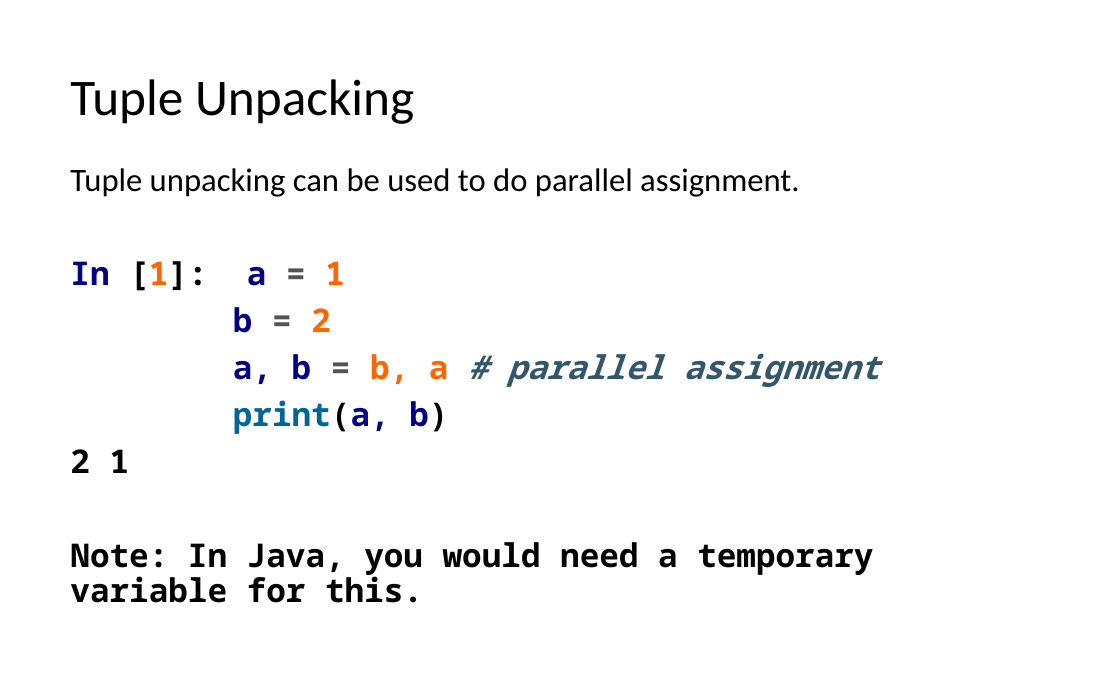
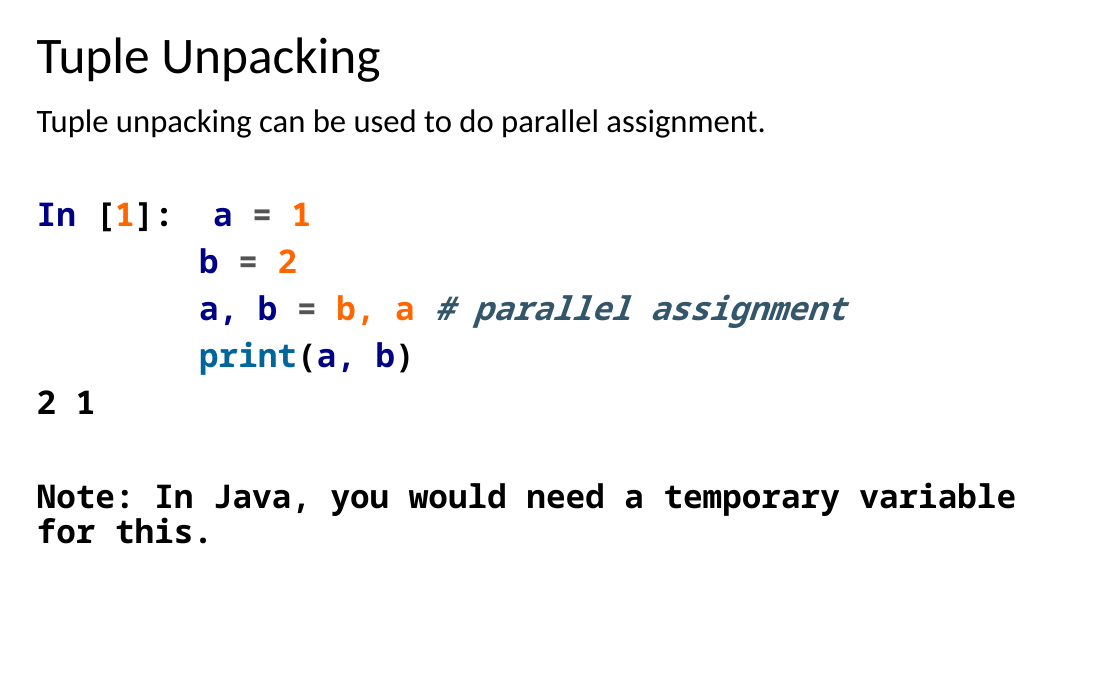
Before and after one commit to LongBaoNguyen/longbaonguyen.github.io, a slide deck: slide 7 of courses/apcsp/lect9.pptx. Drawn at 1120x700 pixels with LibreOffice and Linux fonts; fonts in the diff are those of the drawing. Boxes give left, top, right and bottom in pixels: in the first picture for what was removed or moved away, otherwise in the second. Text is boxed around its words. In the diff, an @@ line names an element or a change of style, - is before the commit and + after.

```diff
--- a/courses/apcsp/lect9.pptx
+++ b/courses/apcsp/lect9.pptx
@@ title "Tuple Unpacking": place and size @@
-title "Tuple Unpacking" at bbox=[70, 79, 414, 124]
+title "Tuple Unpacking" at bbox=[37, 37, 380, 82]
@@ text "Tuple unpacking can be used ..." rewrapped from bbox=[70, 168, 880, 603] to bbox=[37, 109, 1016, 544] @@
```
Also in this commit, not shown: 22 other slides changed, 2 slides removed, 5 other files.
